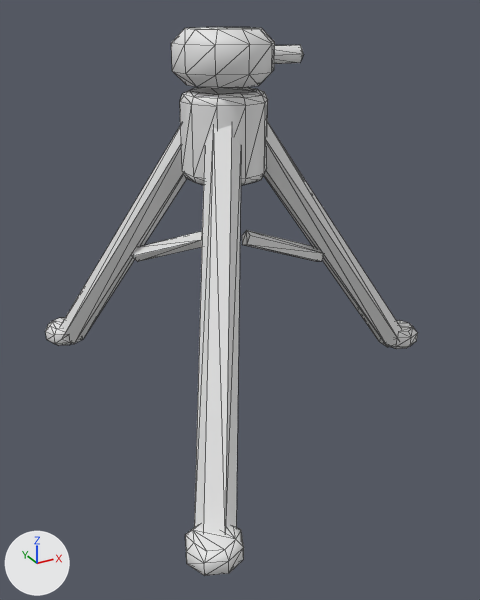
Renders of the FBX model Content/TheFinalTake/Meshes/Studio/Stations/SM_Station_StageLight_Base.fbx from each side of a commit.
One viewpoint serves both versions: a 50 mm lens placed at (-0.504, -0.969, 0.669), pointed at (0.018, -0.02, 0.194). Arrows for +X, +Y and +Z are at lower left; the lights stay in place. The picture after the commit comes second. Mesh edges are drawn as thin lines. Where no turn or scale is listed for an object, it has been applied to the vertices.

The older version as bpy lines, for what is in view:
```python
me_sm_station_stagelight_base_001 = bpy.data.meshes.new('SM_Station_StageLight_Base.001')
me_sm_station_stagelight_base_001.from_pydata(...)  # 286 vertices, 524 faces; spans x -0.25..0.46, y -0.404..0.404, z 0.0..0.64
me_sm_station_stagelight_base_001.materials.append(mat_m_ft_vertex)  # white #e7e7e7
ob_sm_station_stagelight_base = bpy.data.objects.new('SM_Station_StageLight_Base', me_sm_station_stagelight_base_001)
ob_sm_station_stagelight_base.location = (0.0, 0.0, 0.0)
```
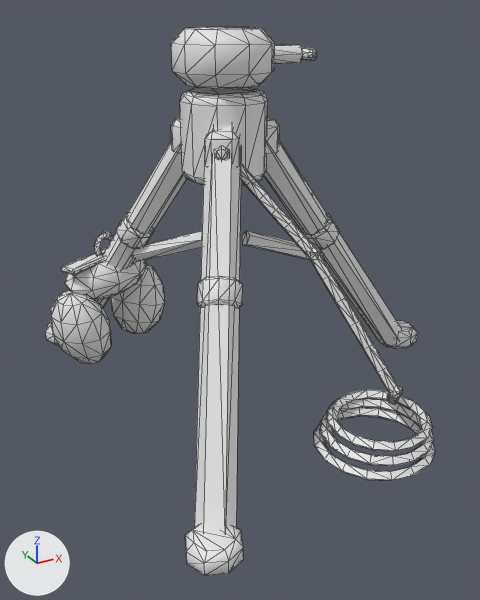
What differs and where, as boxes (x1, y1, x2, y2) in the pictures (480 x 600 px):
```json
{"object": "SM_Station_StageLight_Base", "change": "reshaped", "before": [45, 27, 418, 576], "after": [45, 27, 435, 576]}
{"part": 1, "of": "me_sm_station_stagelight_base_001", "change": "added", "after": [388, 386, 402, 399]}
{"part": 2, "of": "me_sm_station_stagelight_base_001", "change": "added", "after": [306, 246, 321, 260]}
{"part": 3, "of": "me_sm_station_stagelight_base_001", "change": "added", "after": [171, 118, 435, 481]}
{"part": 4, "of": "me_sm_station_stagelight_base_001", "change": "added", "after": [51, 213, 165, 364]}
{"part": 5, "of": "me_sm_station_stagelight_base_001", "change": "added", "after": [301, 214, 340, 249]}
{"part": 6, "of": "me_sm_station_stagelight_base_001", "change": "added", "after": [197, 276, 243, 307]}
{"part": 7, "of": "me_sm_station_stagelight_base_001", "change": "added", "after": [302, 48, 317, 60]}
```

Scene script edits in JSON lines:
```json
{"block": "me_sm_station_stagelight_base_001", "where": "# used by ob_sm_station_stagelight_base; location = (0.0, 0.0, 0.0)"}
{"op": "remove", "block": "me_sm_station_stagelight_base_001", "code": "me_sm_station_stagelight_base_001.from_pydata(...)  # 286 vertices, 524 faces; spans x -0.25..0.46, y -0.404..0.404, z 0.0..0.64"}
{"op": "add", "block": "me_sm_station_stagelight_base_001", "code": "me_sm_station_stagelight_base_001.from_pydata(...)  # 1104 vertices, 2092 faces; spans x -0.267..0.46, y -0.404..0.404, z -0.001..0.64"}
{"block": "me_sm_station_stagelight_base_001", "change": "me_sm_station_stagelight_base_001 part 1: a new loose piece, a UV sphere (6 segments, 3 rings, poles along z) spanning x 0.13..0.149, y -0.312..-0.29, z 0.107..0.133, in mat_m_ft_vertex (white #e7e7e7)"}
{"block": "me_sm_station_stagelight_base_001", "change": "me_sm_station_stagelight_base_001 part 2: a new loose piece, a UV sphere (6 segments, 3 rings, poles along z) spanning x 0.055..0.074, y -0.182..-0.16, z 0.307..0.333, in mat_m_ft_vertex (white #e7e7e7)"}
{"block": "me_sm_station_stagelight_base_001", "change": "me_sm_station_stagelight_base_001 part 3: 450 vertices added at x -0.065..0.242, y -0.369..0.091, z -0.001..0.501"}
{"block": "me_sm_station_stagelight_base_001", "change": "me_sm_station_stagelight_base_001 part 4: 252 vertices added at x -0.267..-0.013, y 0.138..0.347, z 0.021..0.32"}
{"block": "me_sm_station_stagelight_base_001", "change": "me_sm_station_stagelight_base_001 part 5: 32 vertices added at x 0.165..0.235, y -0.033..0.033, z 0.254..0.32"}
{"block": "me_sm_station_stagelight_base_001", "change": "me_sm_station_stagelight_base_001 part 6: 32 vertices added at x -0.134..-0.066, y -0.209..-0.138, z 0.254..0.32"}
{"block": "me_sm_station_stagelight_base_001", "change": "me_sm_station_stagelight_base_001 part 7: 24 vertices added at x 0.137..0.153, y -0.035..0.035, z 0.592..0.608"}
```
